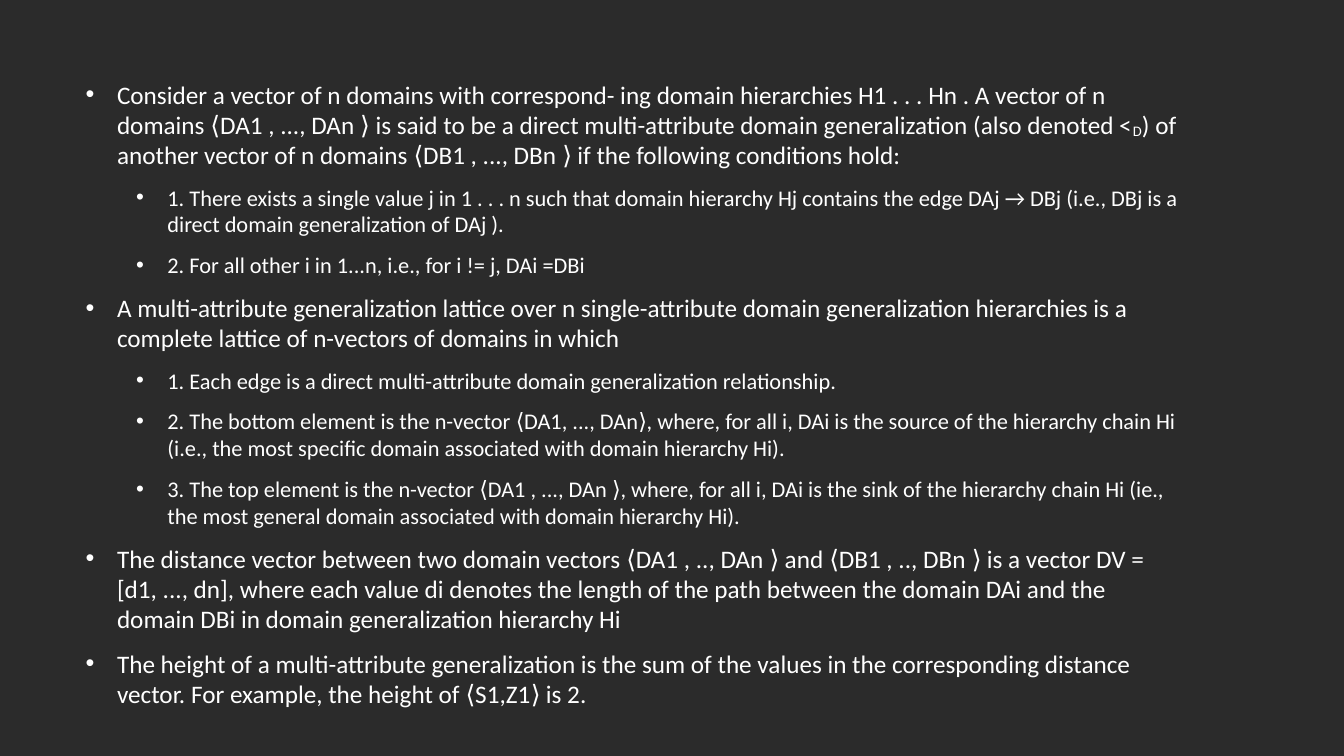
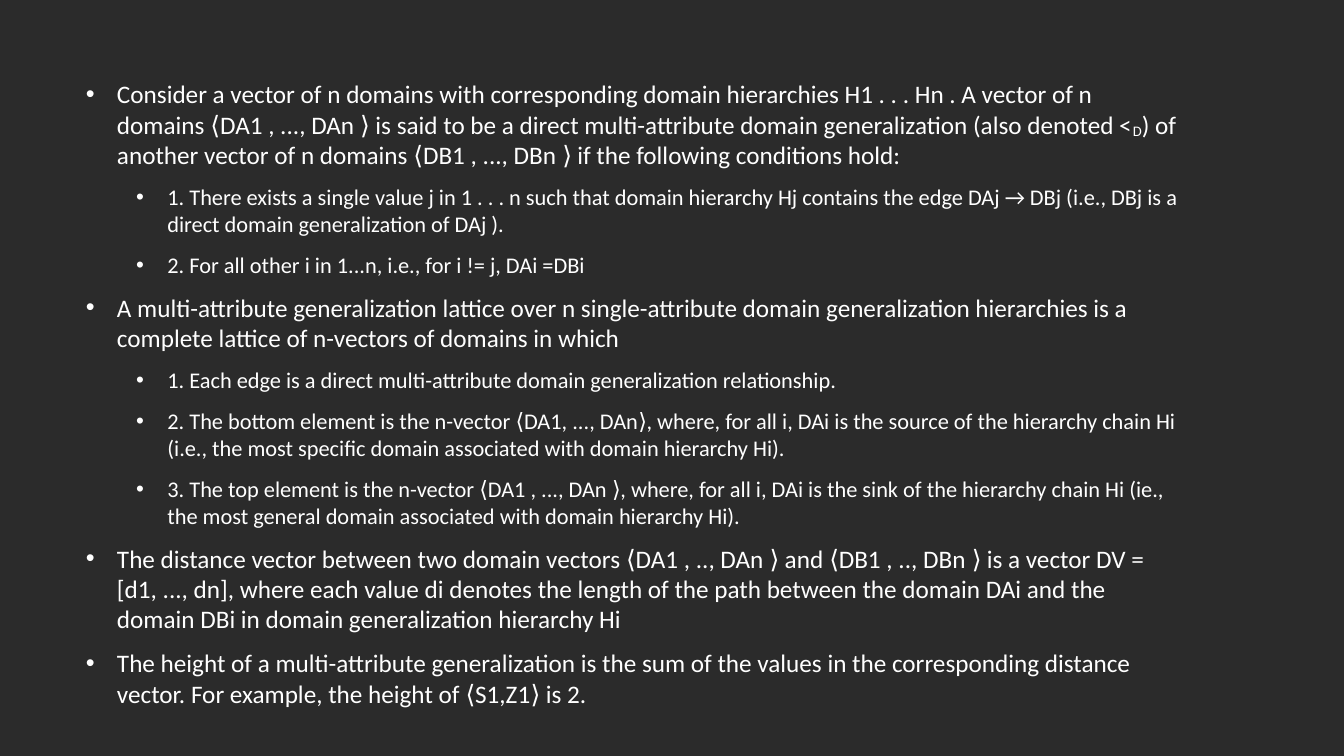
Before and after one commit to avoladj/Incognito-k-anonymity, a slide deck: slide 3 of Report/presentazione.pptx. Drawn at 1344x756 pixels with LibreOffice and Linux fonts; fonts in the diff are those of the drawing; background and template pictures are left out; a plain dark background stands for a picture behind light text. Boxes give left, top, right and bottom in pixels: in the first picture for what was removed or moved away, otherwise in the second. Text is boxed around its words. In the diff, an @@ line names an element or a change of style, - is before the commit and + after.

```diff
--- a/Report/presentazione.pptx
+++ b/Report/presentazione.pptx
@@ text at <box>117,85,1176,169</box>: text changed @@
-• Consider a vector of n domains with correspond- ing domain hierarchies H1 . . . Hn . A vector of n domains ⟨DA1 , ..., DAn ⟩ is said to be a direct multi-attribute domain generalization (also denoted <D) of another vector of n domains ⟨DB1 , ..., DBn ⟩ if the following conditions hold:
+• Consider a vector of n domains with corresponding domain hierarchies H1 . . . Hn . A vector of n domains ⟨DA1 , ..., DAn ⟩ is said to be a direct multi-attribute domain generalization (also denoted <D) of another vector of n domains ⟨DB1 , ..., DBn ⟩ if the following conditions hold:
```
Also in this commit, not shown: 5 other slides changed, 1 other file.
